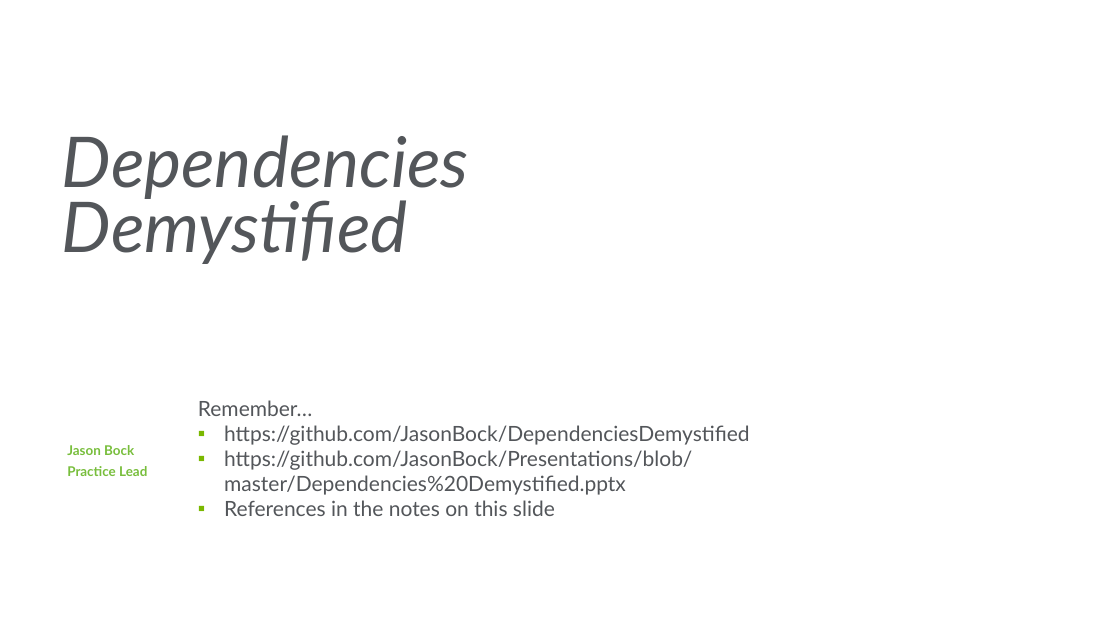
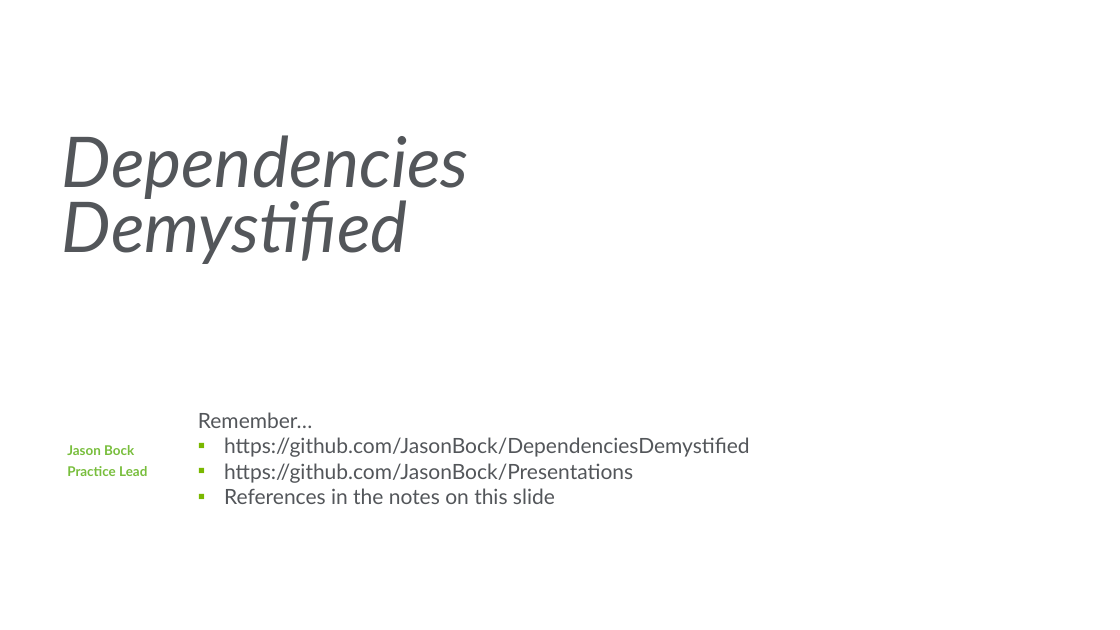
Before and after one commit to JasonBock/Presentations, a slide deck: slide 45 of Dependencies Demystified.pptx (slide 44 before the commit). Drawn at 1120x630 pixels with LibreOffice and Linux fonts; fonts in the diff are those of the drawing; background and template pictures are left out. Boxes give left, top, right and bottom in pixels: in the first picture for what was removed or moved away, otherwise in the second. Text is boxed around its words. In the diff, an @@ line names an element or a change of style, - is before the commit and + after.

```diff
--- a/Dependencies Demystified.pptx
+++ b/Dependencies Demystified.pptx
@@ text at (224,463,633,483): text changed @@
-▪ https://github.com/JasonBock/Presentations/blob/master/Dependencies%20Demystified.pptx
+▪ https://github.com/JasonBock/Presentations
```
Also in this commit, not shown: 4 other slides changed, 1 slide added.
